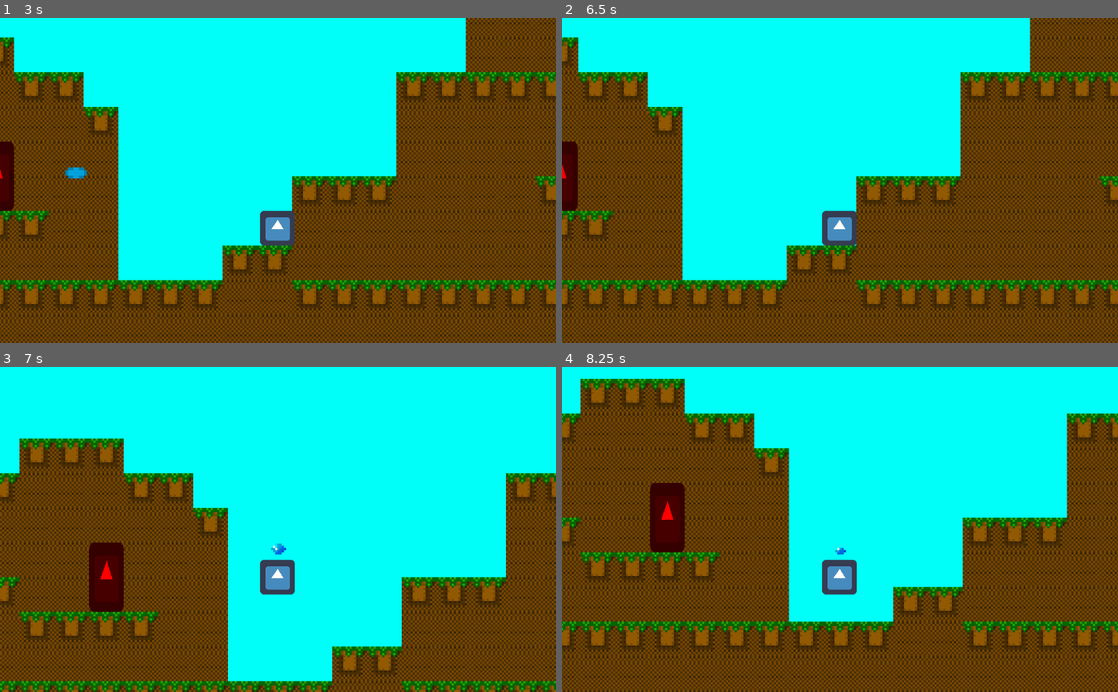
Above: before the commit, frames 1-4 (two rows, left to right).
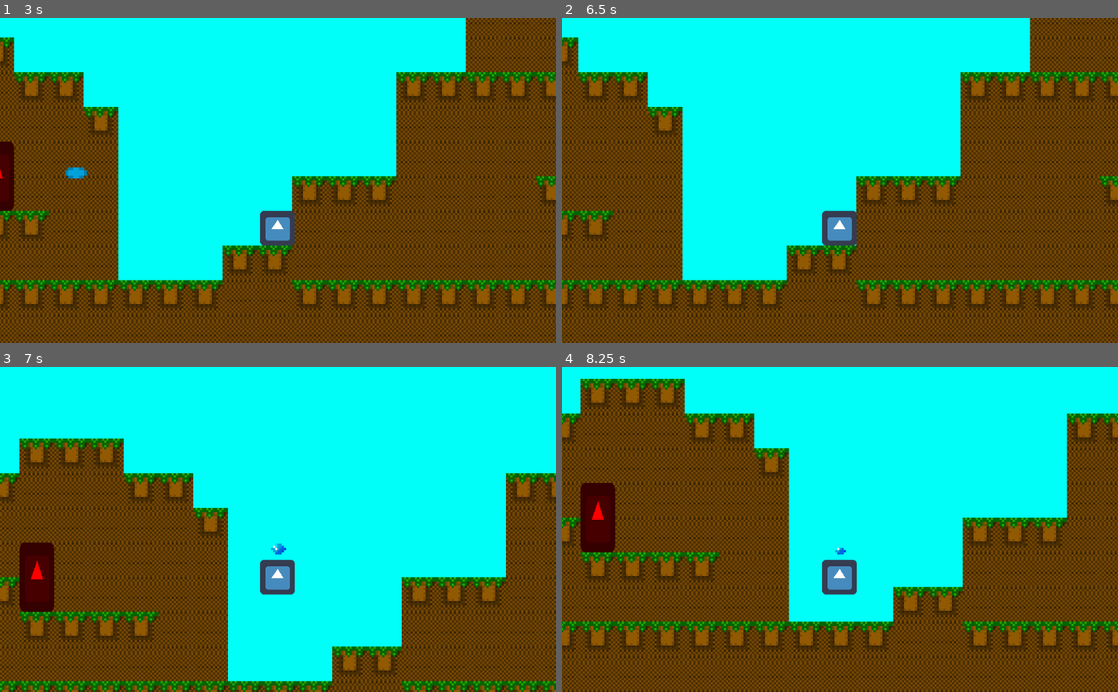
Above: after the commit, the same moments.

Repository: iloveusername/CodeOrCreateNerdsGame
Game: Godot game, scene res://Scenes/Test Scene.tscn
Same seed, same stepped clock (60 frames per second), same inputs: the game is played once before the commit and once after it. The engine's default icon, where the game draws it, is replaced by a stand-in: a white triangle on a blue panel in a dark square.
Inputs (mouse positions are in pixels of both pictures, inside the frame that each line leads up to):
- Up to frame 1 (3 s): move the mouse to (400, 164) at 0.52 s; press the mouse at (400, 164) at 0.53 s; hold Right (ui_right) 0.53-2.03 s; tap Space (ui_select) at 0.77, 1.52 s; move the mouse to (166, 196) at 1.27 s; release the mouse at (166, 196) at 1.28 s; click (166, 196) at 1.35 s; move the mouse to (333, 109) at 2.02 s; press the mouse at (333, 109) at 2.03 s; hold Left (ui_left) 2.03-2.78 s; move the mouse to (250, 245) at 2.77 s; release the mouse at (250, 245) at 2.78 s; hold Right (ui_right) from 2.78 s (still down); click (250, 245) at 2.85 s
- Up to frame 2 (6.5 s): tap Space (ui_select) at 3.02, 3.77, 4.52, 6.02 s; move the mouse to (1006, 229) at 3.52 s; press the mouse at (1006, 229) at 3.53 s; move the mouse to (673, 131) at 4.27 s; release Right (ui_right) at 4.28 s; release the mouse at (673, 131) at 4.28 s; hold Left (ui_left) 4.28-5.03 s; click (673, 131) at 4.35 s; move the mouse to (867, 180) at 5.02 s; press the mouse at (867, 180) at 5.03 s; hold Right (ui_right) 5.03-5.78 s; move the mouse to (756, 99) at 5.77 s; release the mouse at (756, 99) at 5.78 s; hold Left (ui_left) from 5.78 s (still down); click (756, 99) at 5.85 s
- Up to frame 3 (7 s): keep holding Left (ui_left); move the mouse to (400, 513) at 6.52 s; press the mouse at (400, 513) at 6.53 s; tap Space (ui_select) at 6.77 s
- Up to frame 4 (8.25 s): move the mouse to (728, 545) at 7.27 s; release Left (ui_left) at 7.28 s; release the mouse at (728, 545) at 7.28 s; hold Right (ui_right) from 7.28 s (still down); click (728, 545) at 7.35 s; tap Space (ui_select) at 7.52 s; move the mouse to (895, 458) at 8.02 s; press the mouse at (895, 458) at 8.03 s

Frame 1 is identical in both runs. In frame 2, 0.6% of the frame differs, in the area x 0-3%, y 38-60%; in frame 3, 2.6%; in frame 4, 2.7%, in the area x 3-23%, y 35-58%.

Commit message:
Enemy Knockback

Diff:
--- a/Scenes/Enemy.gd
+++ b/Scenes/Enemy.gd
@@ -3,12 +3,10 @@
 const GRAVITY = 11
 
 var motion = Vector2()
-
+var launchVal = -100
 
 func _physics_process(delta):
 	var Player = get_parent().get_node("Player")
-
-
 
 #Gravity
 	motion.y += GRAVITY
@@ -18,5 +16,7 @@
 
 func _on_Area2D_body_entered(body):
 	if "Bullet" in body.name:
-		motion.y = -100
-		print ("dead")
+		var facingDir = get_parent().get_node("Player").get("facingDir")
+		motion.x = launchVal
+		motion.y = launchVal
+		print (facingDir)
--- a/Scripts/Bullet.gd
+++ b/Scripts/Bullet.gd
@@ -11,7 +11,6 @@
 	death += 1
 	if death > 100:
 		queue_free()
-	print(death)
 
 
 # Called every frame. 'delta' is the elapsed time since the previous frame.
--- a/Scripts/Player.gd
+++ b/Scripts/Player.gd
@@ -91,7 +91,6 @@
 	charge = clamp(charge, 0, 100)
 
 	motion = move_and_slide(motion, Vector2.UP)
-	print()
 
 
 
